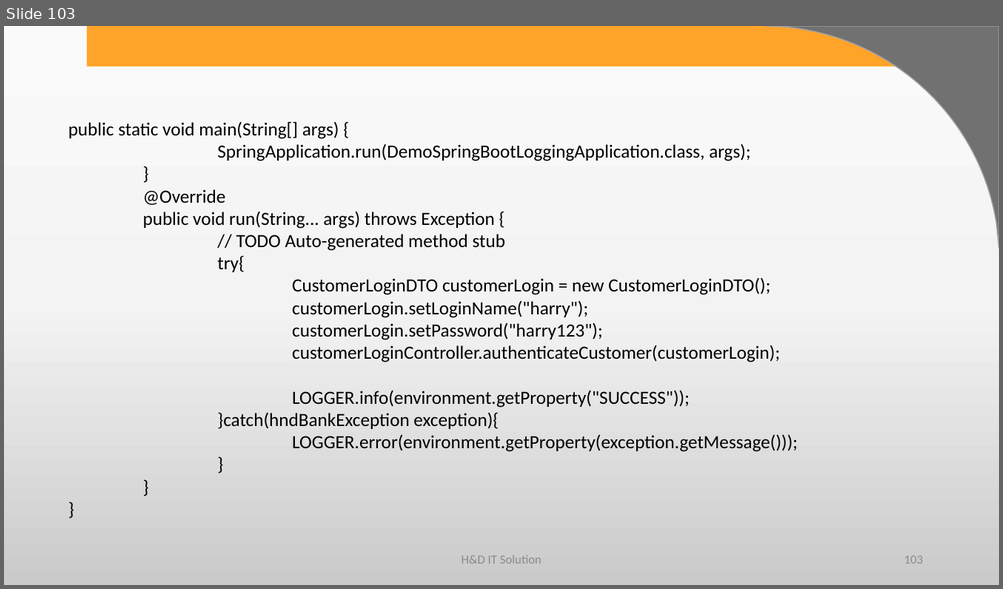
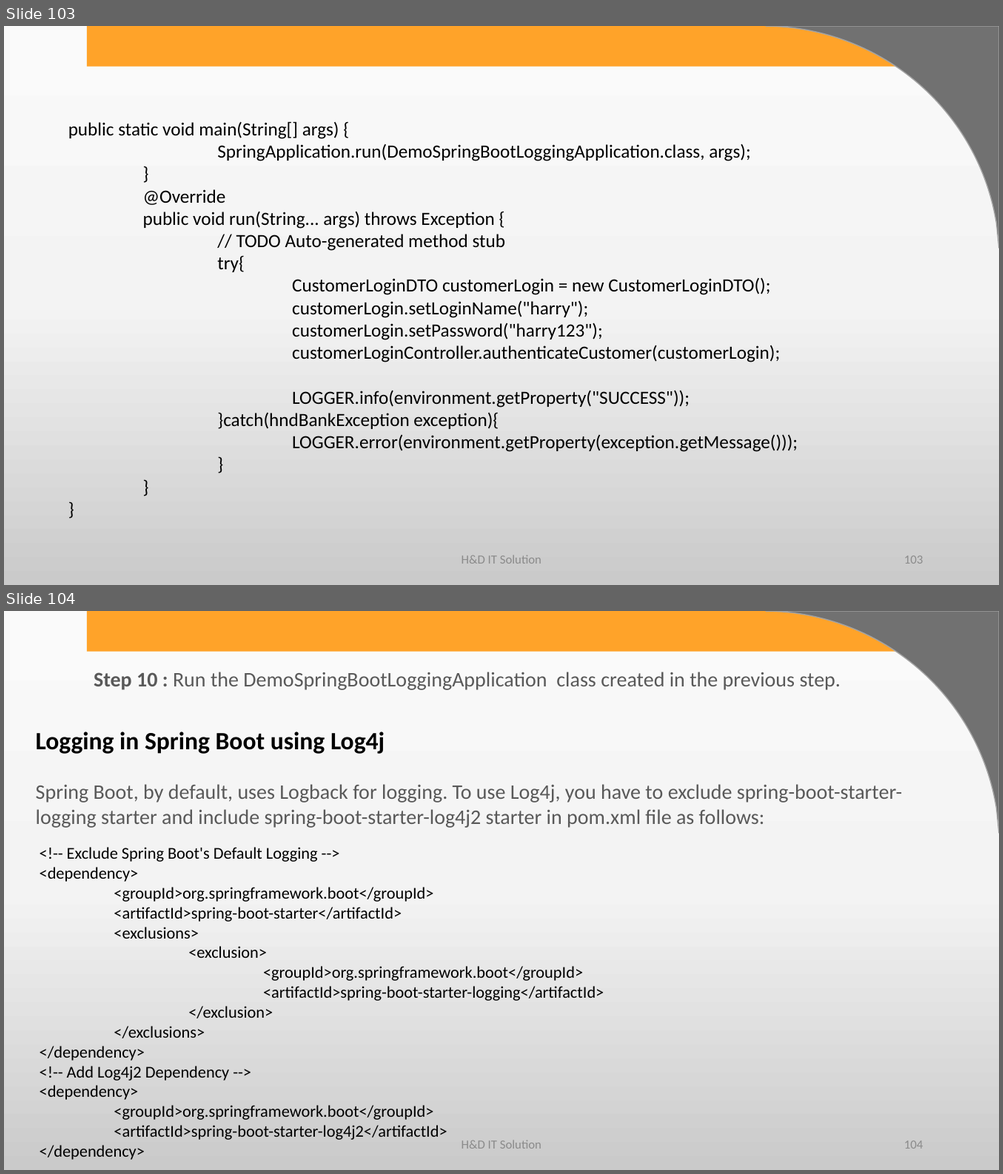
Before and after one commit to harshadasawant/spring_boot1, a slide deck: infinite/src/main/ppt/spring with service layer.pptx. Shown one above the other, each under a label of ours: slide 103 before the commit, slides 103 and 104 after it. The pictures are 1003x589 and 1003x1174 pixels, drawn with LibreOffice and Linux fonts; fonts in the diff are those of the drawing; background and template pictures are left out. Boxes give left, top, right and bottom in pixels: in the first picture for what was removed or moved away, otherwise in the second. Text is boxed around its words. In the diff, an @@ line names an element or a change of style, - is before the commit and + after.

Commit message:
few more changes for logging

```diff
--- a/infinite/src/main/ppt/spring with service layer.pptx
+++ b/infinite/src/main/ppt/spring with service layer.pptx
@@ slide 104 added at [4,611,999,1170], background gradient #FBFBFB to #F4F4F4 to #CBCBCB; not listed: 2 template elements that a slide beside it also shows @@
@@ text added at [94,672,841,690], 20 pt, text #595959 @@
+Step 10 : Run the DemoSpringBootLoggingApplication class created in the previous step.
@@ text added at [36,732,384,754], 24 pt, text #000000, bold @@
+Logging in Spring Boot using Log4j
@@ text added at [36,784,902,828], 20 pt, text #595959 @@
+Spring Boot, by default, uses Logback for logging. To use Log4j, you have to exclude spring-boot-starter-logging starter and include spring-boot-starter-log4j2 starter in pom.xml file as follows:
@@ text added at [40,847,603,1160], 16 pt, text #000000 @@
+<!-- Exclude Spring Boot's Default Logging -->
+<dependency>
+<groupId>org.springframework.boot</groupId>
+<artifactId>spring-boot-starter</artifactId>
+<exclusions>
+<exclusion>
+<groupId>org.springframework.boot</groupId>
+<artifactId>spring-boot-starter-logging</artifactId>
+</exclusion>
+</exclusions>
+</dependency>
+<!-- Add Log4j2 Dependency -->
+<dependency>
+<groupId>org.springframework.boot</groupId>
+<artifactId>spring-boot-starter-log4j2</artifactId>
+</dependency>
@@ text added at [461,1141,541,1149], 12 pt, text #8C8C8C @@
+H&D IT Solution
@@ page number added at [904,1141,922,1149], 12 pt, text #8C8C8C @@
+104
```
Also in this commit, not shown: 12 other slides added, 3 other files.
